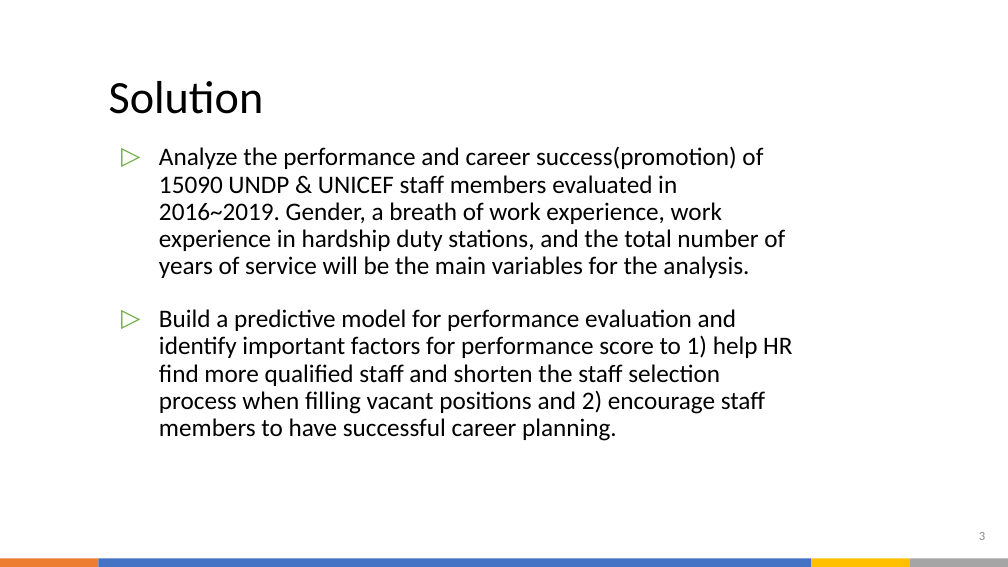
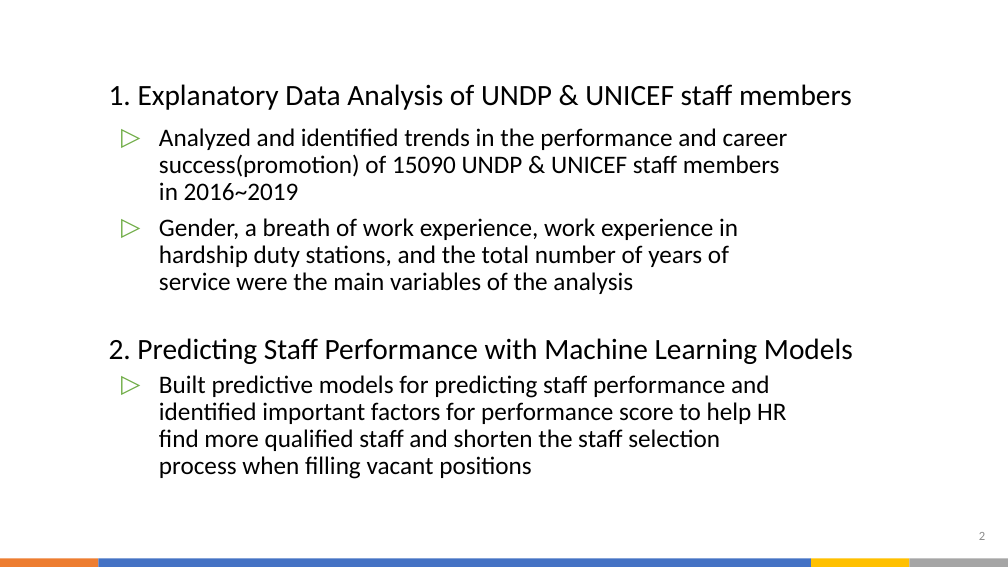
Before and after one commit to oliviahs/People_Analytics_for_UN, a slide deck: slide 2 of PPT.pptx (slide 3 before the commit). Drawn at 1008x567 pixels with LibreOffice and Linux fonts; fonts in the diff are those of the drawing. Boxes give left, top, right and bottom in pixels: in the first picture for what was removed or moved away, otherwise in the second. Text is boxed around its words. In the diff, an @@ line names an element or a change of style, - is before the commit and + after.

```diff
--- a/PPT.pptx
+++ b/PPT.pptx
@@ title at [109, 84, 852, 110]: text changed; size 44 to 28 pt @@
-Solution
+1. Explanatory Data Analysis of UNDP & UNICEF staff members
@@ text at [159, 128, 788, 294]: text changed @@
-▷ Analyze the performance and career success(promotion) of 15090 UNDP & UNICEF staff members evaluated in 2016~2019. Gender, a breath of work experience, work experience in hardship duty stations, and the total number of years of service will be the main variables for the analysis.
-▷ Build a predictive model for performance evaluation and identify important factors for performance score to 1) help HR find more qualified staff and shorten the staff selection process when filling vacant positions and 2) encourage staff members to have successful career planning.
+▷ Analyzed and identified trends in the performance and career success(promotion) of 15090 UNDP & UNICEF staff members in 2016~2019
+▷ Gender, a breath of work experience, work experience in hardship duty stations, and the total number of years of service were the main variables of the analysis
@@ text added at [109, 338, 853, 364], 28 pt, text #000000 @@
+2. Predicting Staff Performance with Machine Learning Models
@@ text added at [159, 375, 786, 479], 24 pt, text #000000 @@
+▷ Built predictive models for predicting staff performance and identified important factors for performance score to help HR find more qualified staff and shorten the staff selection process when filling vacant positions
```
Also in this commit, not shown: 5 other slides changed, 1 slide removed, 9 other files.
